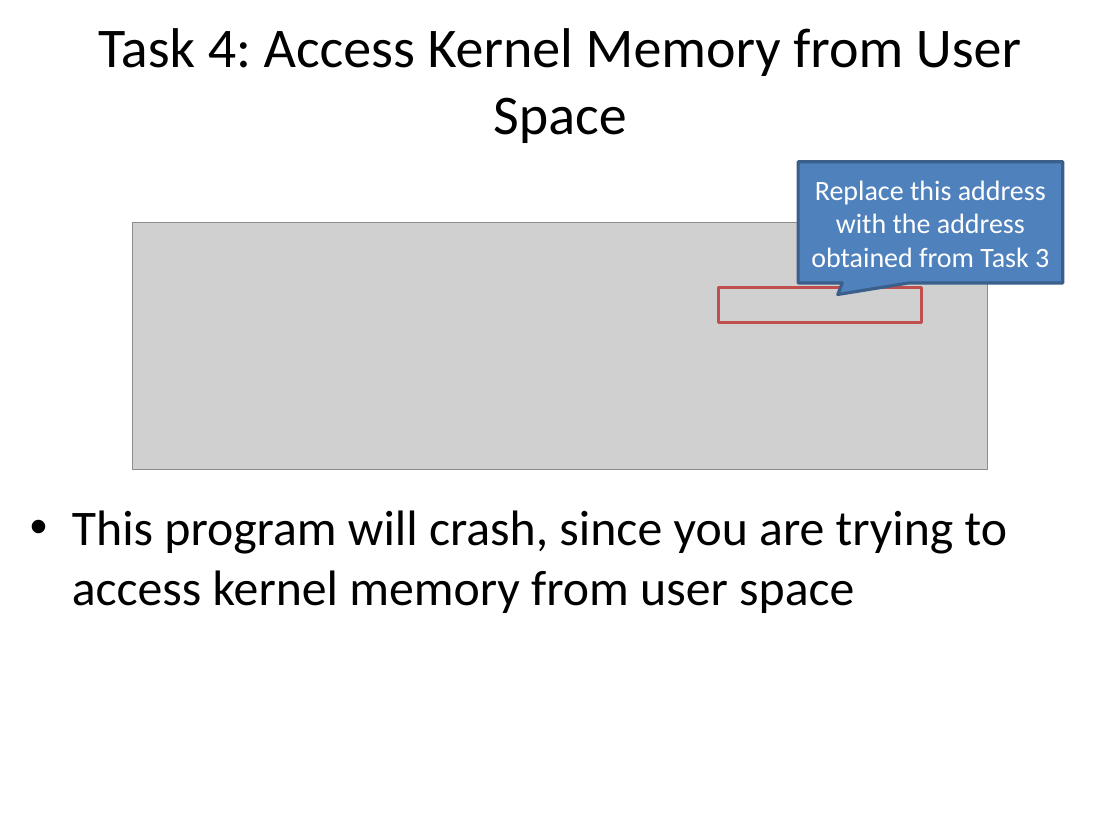
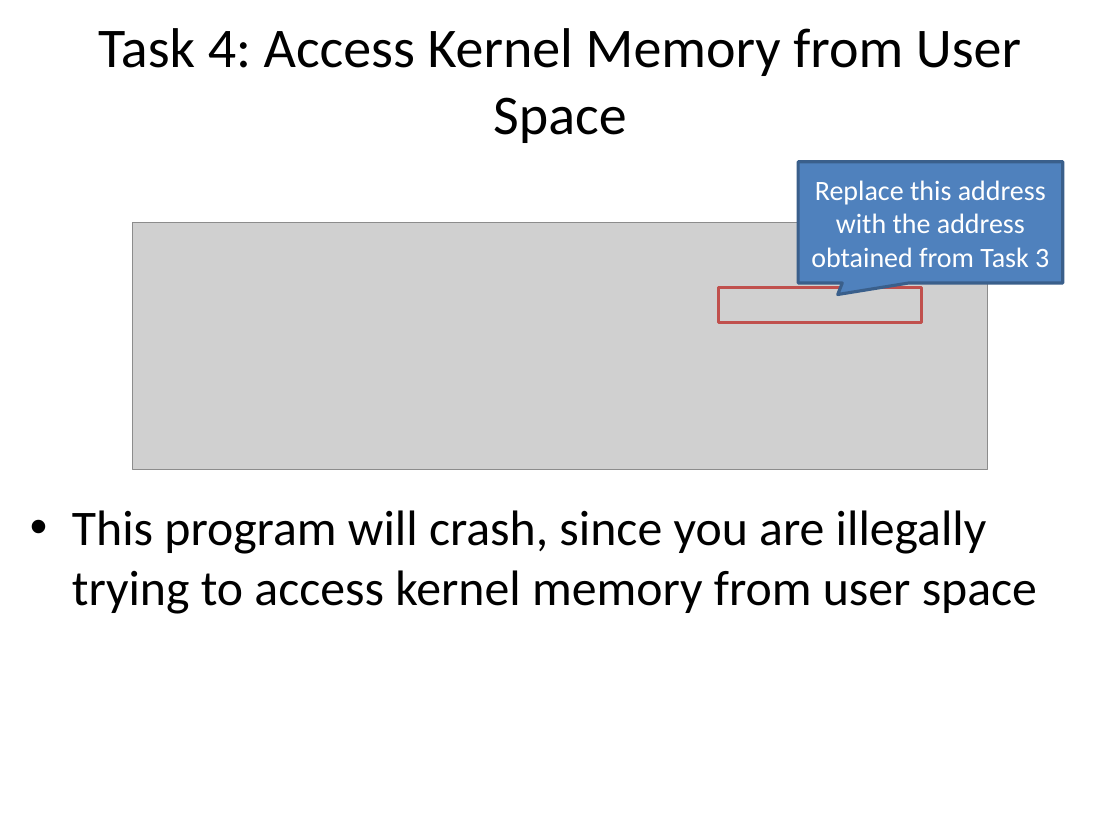
Before and after one commit to gulaoshi/gu.github.io, a slide deck: slide 21 of InfoSec/PPTs/Labs/Lab5-6-Meltdown&Spectre.pptx. Drawn at 1120x840 pixels with LibreOffice and Linux fonts; fonts in the diff are those of the drawing; grey boxes stand for pictures. Boxes give left, top, right and bottom in pixels: in the first picture for what was removed or moved away, otherwise in the second. Text is boxed around its words. In the diff, an @@ line names an element or a change of style, - is before the commit and + after.

```diff
--- a/InfoSec/PPTs/Labs/Lab5-6-Meltdown&Spectre.pptx
+++ b/InfoSec/PPTs/Labs/Lab5-6-Meltdown&Spectre.pptx
@@ text at (72,510,1037,614): text changed @@
-• This program will crash, since you are trying to access kernel memory from user space
+• This program will crash, since you are illegally trying to access kernel memory from user space
```
Also in this commit, not shown: 1 other slide changed, 3 other files.
